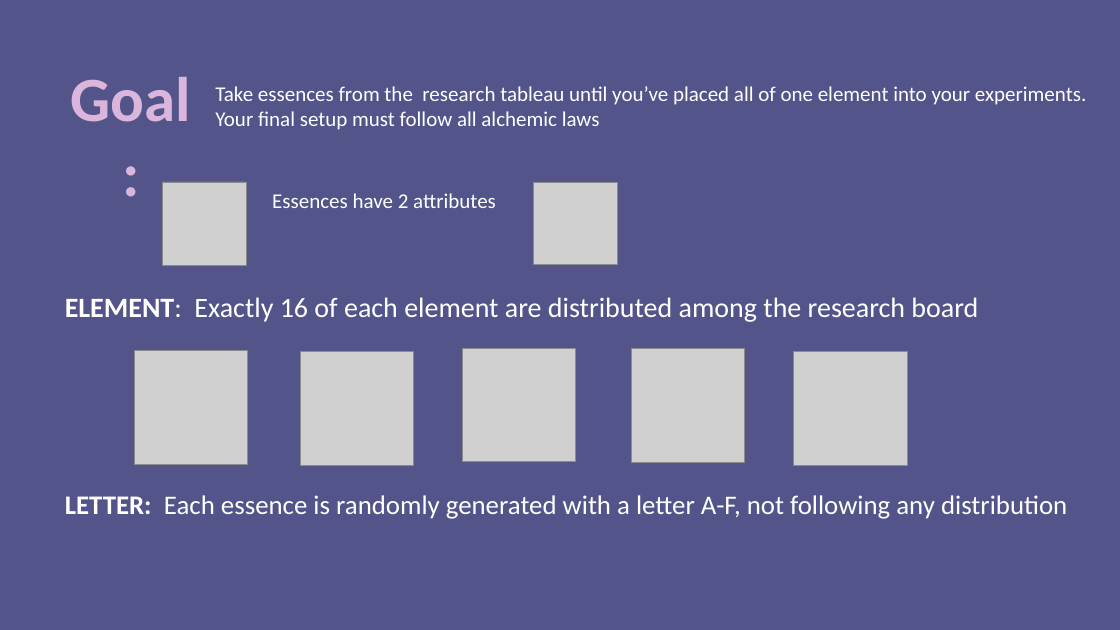
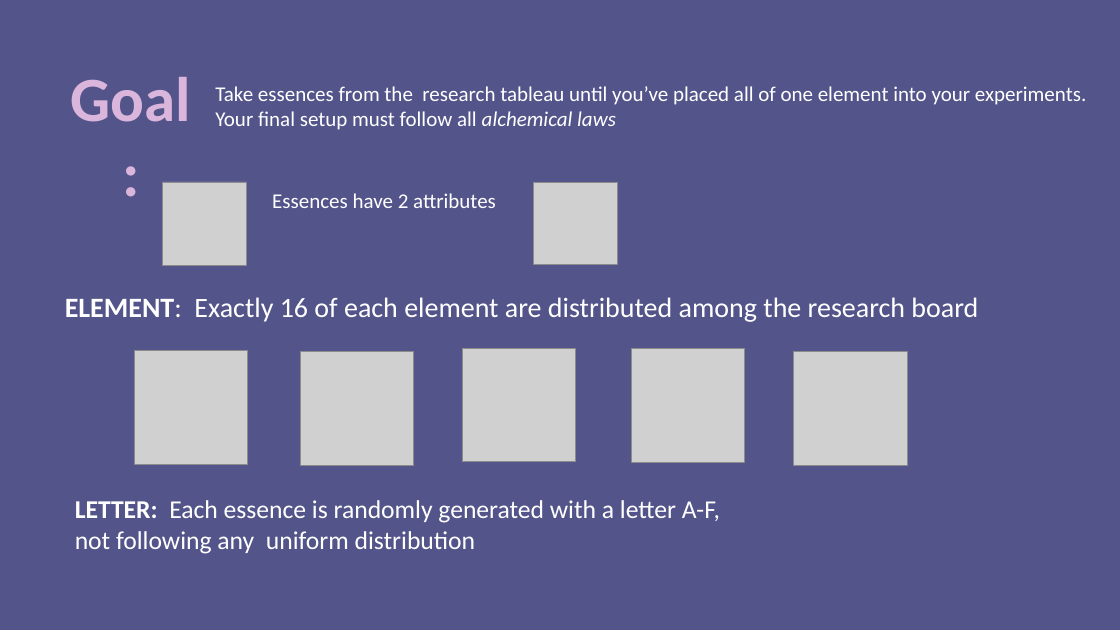
Before and after one commit to ninjacreeper47/Meriam-s-Trial, a slide deck: slide 1 of Assets/How to Play/Instructions.pptx. Drawn at 1120x630 pixels with LibreOffice and Linux fonts; fonts in the diff are those of the drawing; grey boxes stand for pictures. Boxes give left, top, right and bottom in pixels: in the first picture for what was removed or moved away, otherwise in the second. Text is boxed around its words. In the diff, an @@ line names an element or a change of style, - is before the commit and + after.

```diff
--- a/Assets/How to Play/Instructions.pptx
+++ b/Assets/How to Play/Instructions.pptx
@@ text at [215,111,616,130]: text changed @@
-Your final setup must follow all alchemic laws
+Your final setup must follow all alchemical laws
@@ text at [75,500,720,554]: text changed; size 23 to 22 pt @@
-LETTER: Each essence is randomly generated with a letter A-F, not following any distribution
+LETTER: Each essence is randomly generated with a letter A-F,
+not following any uniform distribution
```
Also in this commit, not shown: 4 other slides changed, 6 other files.
